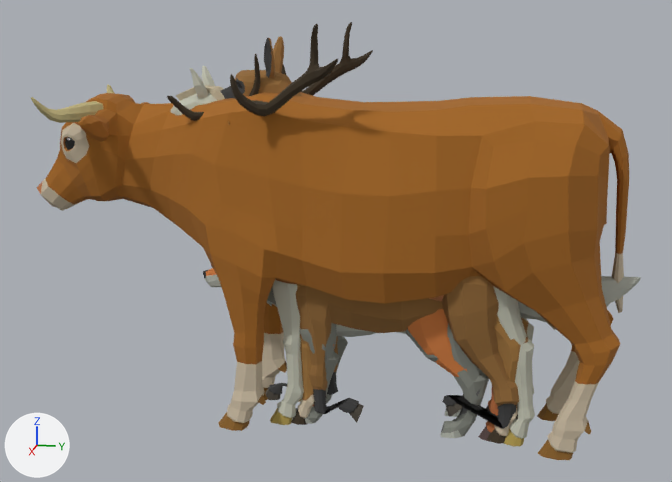
The glTF model public/assets/animals.glb, before and after one commit.
One viewpoint serves both versions: a camera (50 mm lens) standing at (12.01, 1.6, 5.52) and looking at (-0.02, -0.8, 2.51). Every picture has the same lights, and +X, +Y and +Z are marked at lower left. The picture after the commit comes second.

Names of what the first picture shows: 'Alpaca_body', 'Cow_body', 'Fox_body', 'Horse_body', 'Stag_body', 'Wolf_body' and 1 more.
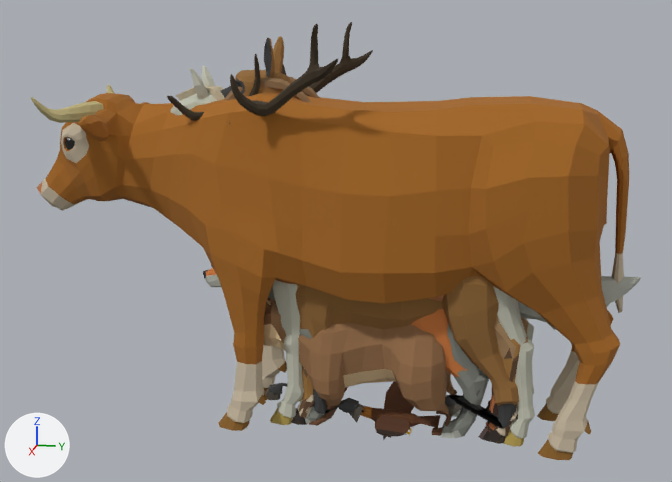
Where the change shows, as pixel boxes (x1, y1, x2, y2) in the pictures (672 x 482 px):
'Marmot_body', added (brown)
    after: (264, 298, 457, 436)
'Eagle_body', added (brown)
    after: (361, 381, 440, 440)
'Ibex_body', added (mostly hidden)
    after: (225, 77, 528, 444)
'Chamois_body', added (mostly hidden)
    after: (313, 391, 498, 442)

Patch to the scene script:
```diff
--- a/public/assets/animals.glb.py
+++ b/public/assets/animals.glb.py
@@ mat_eagle @@
+mat_eagle = bpy.data.materials.new('Eagle')
+mat_eagle.use_nodes = True; mat_eagle.node_tree.nodes.clear()
+_N = mat_eagle.node_tree.nodes; _L = mat_eagle.node_tree.links
+n0 = _N.new('ShaderNodeBsdfPrincipled'); n0.name = 'Principled BSDF'
+n0.inputs[2].default_value = 1.0  # 'Roughness'
+n1 = _N.new('ShaderNodeOutputMaterial'); n1.name = 'Material Output'
+n2 = _N.new('ShaderNodeVertexColor'); n2.name = 'Color Attribute'
+_L.new(n0.outputs[0], n1.inputs[0])  # 'BSDF' to 'Surface'
+_L.new(n2.outputs[0], n0.inputs[0])  # 'Color' to 'Base Color'
@@ mat_marmot @@
+mat_marmot = bpy.data.materials.new('Marmot')
+mat_marmot.use_nodes = True; mat_marmot.node_tree.nodes.clear()
+_N = mat_marmot.node_tree.nodes; _L = mat_marmot.node_tree.links
+n0 = _N.new('ShaderNodeBsdfPrincipled'); n0.name = 'Principled BSDF'
+n0.inputs[2].default_value = 1.0  # 'Roughness'
+n1 = _N.new('ShaderNodeOutputMaterial'); n1.name = 'Material Output'
+n2 = _N.new('ShaderNodeVertexColor'); n2.name = 'Color Attribute'
+_L.new(n0.outputs[0], n1.inputs[0])  # 'BSDF' to 'Surface'
+_L.new(n2.outputs[0], n0.inputs[0])  # 'Color' to 'Base Color'
@@ mat_ibex @@
+mat_ibex = bpy.data.materials.new('Ibex')
+mat_ibex.use_nodes = True; mat_ibex.node_tree.nodes.clear()
+_N = mat_ibex.node_tree.nodes; _L = mat_ibex.node_tree.links
+n0 = _N.new('ShaderNodeBsdfPrincipled'); n0.name = 'Principled BSDF'
+n0.inputs[2].default_value = 1.0  # 'Roughness'
+n1 = _N.new('ShaderNodeOutputMaterial'); n1.name = 'Material Output'
+n2 = _N.new('ShaderNodeVertexColor'); n2.name = 'Color Attribute'
+_L.new(n0.outputs[0], n1.inputs[0])  # 'BSDF' to 'Surface'
+_L.new(n2.outputs[0], n0.inputs[0])  # 'Color' to 'Base Color'
@@ mat_chamois @@
+mat_chamois = bpy.data.materials.new('Chamois')
+mat_chamois.use_nodes = True; mat_chamois.node_tree.nodes.clear()
+_N = mat_chamois.node_tree.nodes; _L = mat_chamois.node_tree.links
+n0 = _N.new('ShaderNodeBsdfPrincipled'); n0.name = 'Principled BSDF'
+n0.inputs[2].default_value = 1.0  # 'Roughness'
+n1 = _N.new('ShaderNodeOutputMaterial'); n1.name = 'Material Output'
+n2 = _N.new('ShaderNodeVertexColor'); n2.name = 'Color Attribute'
+_L.new(n0.outputs[0], n1.inputs[0])  # 'BSDF' to 'Surface'
+_L.new(n2.outputs[0], n0.inputs[0])  # 'Color' to 'Base Color'
@@ me_eagle_005 @@
+me_eagle_005.from_pydata(...)  # 215 vertices, 356 faces; spans x -1.25..1.25, y -0.56..0.66, z -0.27..0.33
+me_eagle_005.materials.append(mat_eagle)
@@ me_cube_026 @@
+me_cube_026.from_pydata(...)  # 926 vertices, 1848 faces; spans x -0.82..0.82, y -2.09..1.49, z 0.0..1.87
+me_cube_026.materials.append(mat_marmot)
@@ me_cube_024 @@
+me_cube_024.from_pydata(...)  # 1177 vertices, 2340 faces; spans x -0.73..0.73, y -3.04..1.8, z 0.01..4.7
+me_cube_024.materials.append(mat_ibex)
@@ me_cube_023 @@
+me_cube_023.from_pydata(...)  # 1125 vertices, 2238 faces; spans x -0.57..0.57, y -2.76..1.64, z -0.01..4.52
+me_cube_023.materials.append(mat_chamois)
@@ ob_eagle_body @@
+ob_eagle_body = bpy.data.objects.new('Eagle_body', me_eagle_005)
+ob_eagle_body.location = (0.0, 0.0, 0.0)
@@ ob_marmot_body @@
+ob_marmot_body = bpy.data.objects.new('Marmot_body', me_cube_026)
+ob_marmot_body.location = (0.0, 0.0, 0.0)
@@ ob_ibex_body @@
+ob_ibex_body = bpy.data.objects.new('Ibex_body', me_cube_024)
+ob_ibex_body.location = (0.0, 0.0, 0.0)
@@ ob_chamois_body @@
+ob_chamois_body = bpy.data.objects.new('Chamois_body', me_cube_023)
+ob_chamois_body.location = (0.0, 0.0, 0.0)
```
